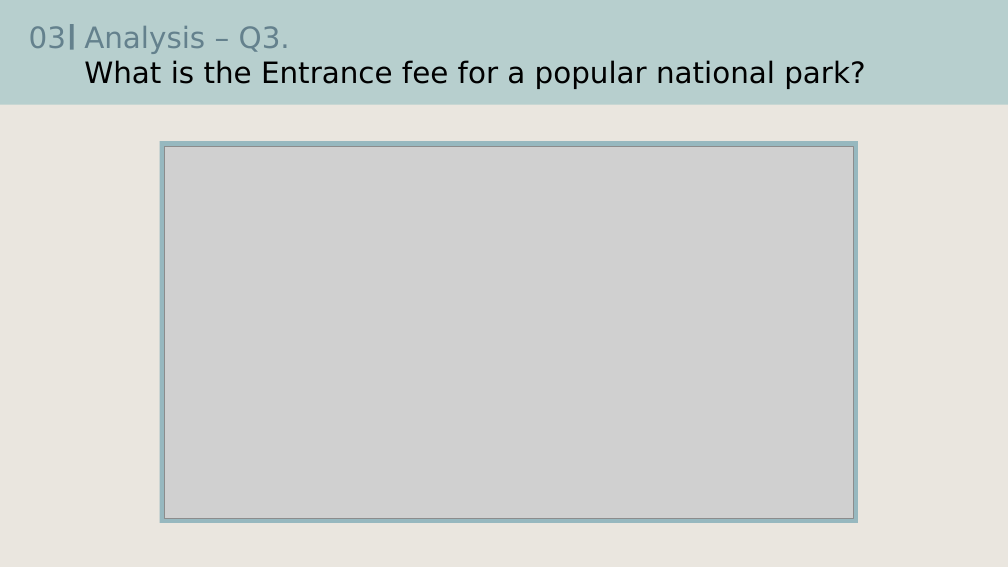
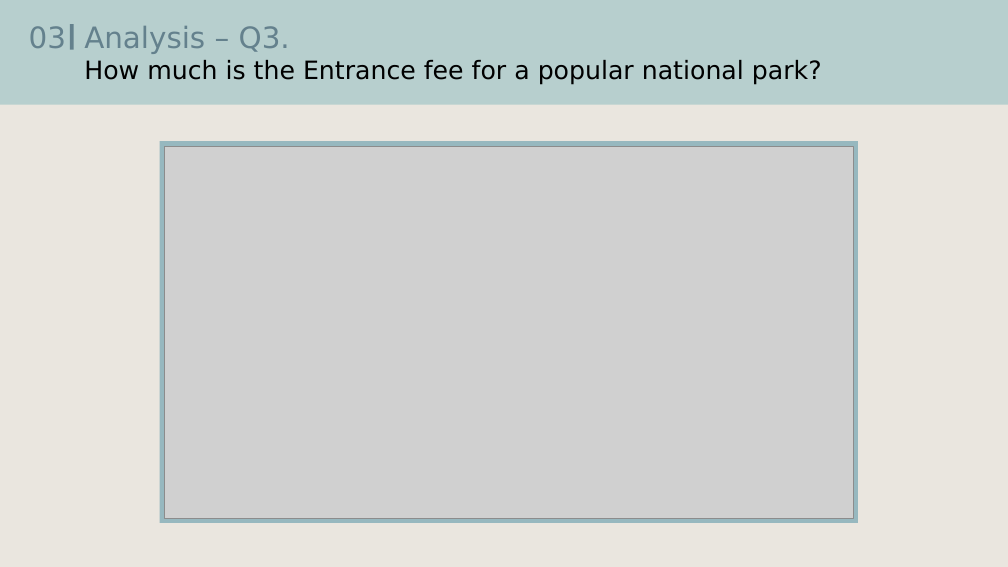
Before and after one commit to hayley01145553/WebScrapingProject, a slide deck: slide 8 of Web Scraping Project.pptx. Drawn at 1008x567 pixels with LibreOffice and Linux fonts; fonts in the diff are those of the drawing; grey boxes stand for pictures. Boxes give left, top, right and bottom in pixels: in the first picture for what was removed or moved away, otherwise in the second. Text is boxed around its words. In the diff, an @@ line names an element or a change of style, - is before the commit and + after.

```diff
--- a/Web Scraping Project.pptx
+++ b/Web Scraping Project.pptx
@@ text at [84, 60, 822, 85]: text changed; size 28 to 24 pt @@
-What is the Entrance fee for a popular national park?
+How much is the Entrance fee for a popular national park?
```
Also in this commit, not shown: 1 other slide changed.
